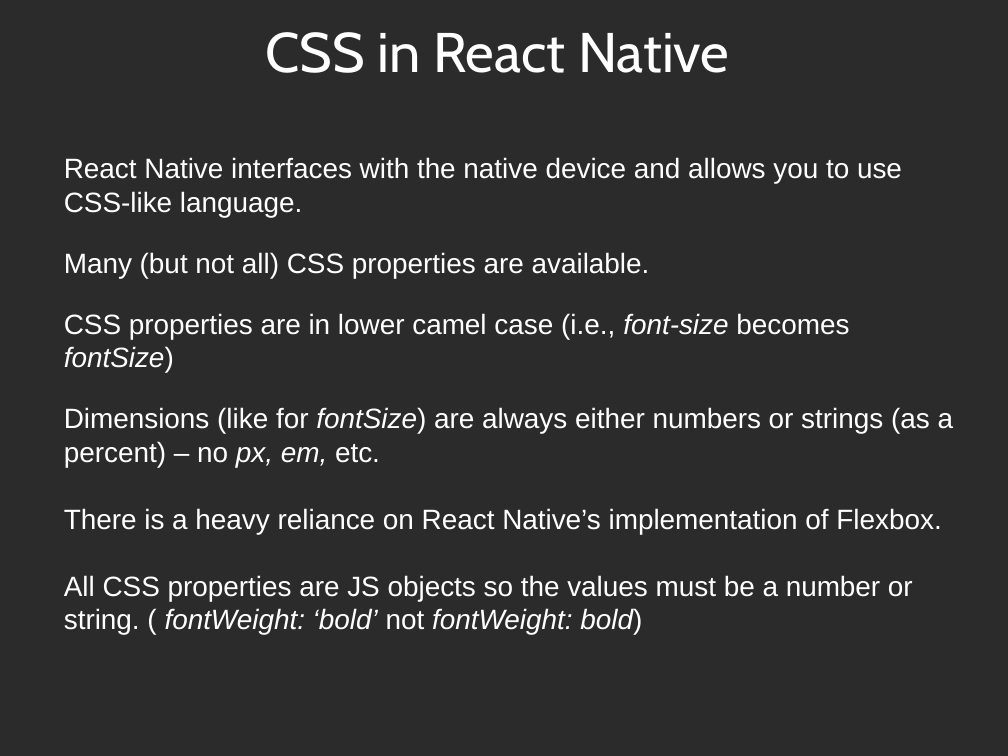
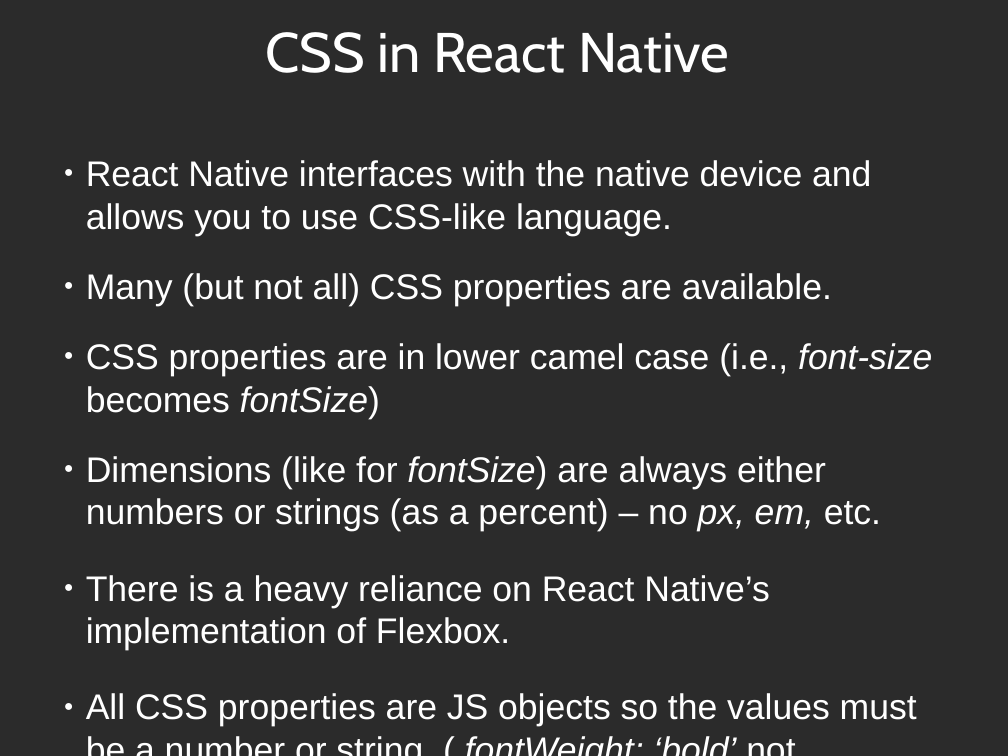
Before and after one commit to kevinsmithwebdev-zz/tvc, a slide deck: slide 6 of react-native/rn.odp. Drawn at 1008x756 pixels with LibreOffice and Linux fonts; fonts in the diff are those of the drawing; background and template pictures are left out; a plain dark background stands for a picture behind light text. Boxes give left, top, right and bottom in pixels: in the first picture for what was removed or moved away, otherwise in the second. Text is boxed around its words. In the diff, an @@ line names an element or a change of style, - is before the commit and + after.

```diff
--- a/react-native/rn.odp
+++ b/react-native/rn.odp
@@ text "React Native interfaces with the ..." at box(86, 160, 932, 727): size 22 to 28 pt; bullet none to ● @@
```
Also in this commit, not shown: 6 other slides changed, 7 other files.
